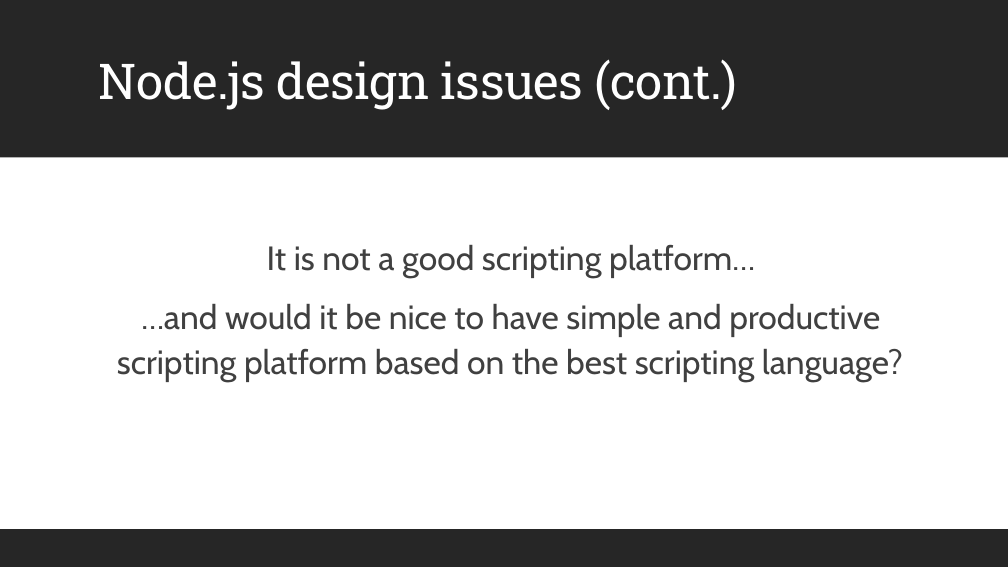
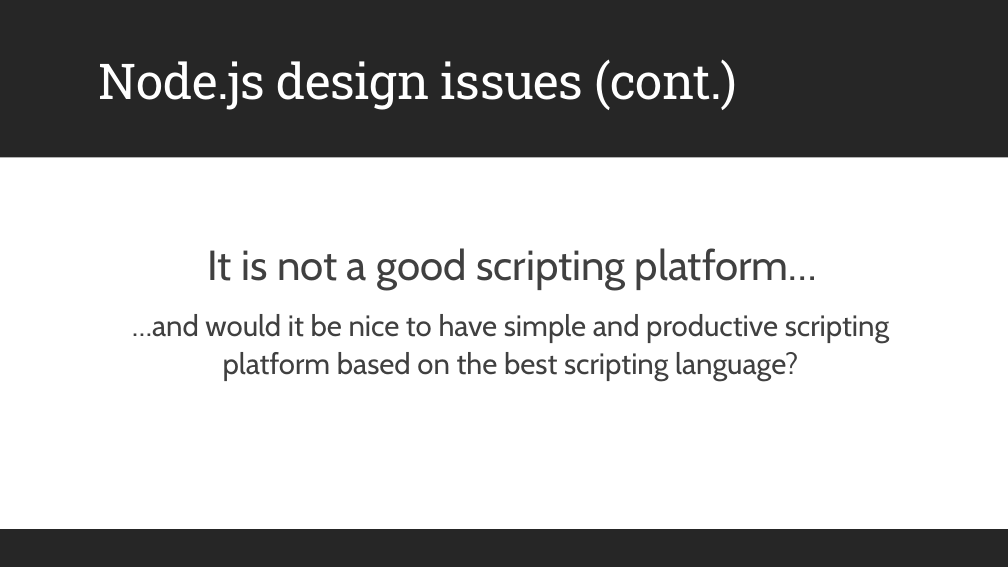
Before and after one commit to segvan/deno-community-presentation, a slide deck: slide 4 of Deno.pptx. Drawn at 1008x567 pixels with LibreOffice and Linux fonts; fonts in the diff are those of the drawing. Boxes give left, top, right and bottom in pixels: in the first picture for what was removed or moved away, otherwise in the second. Text is boxed around its words. In the diff, an @@ line names an element or a change of style, - is before the commit and + after.

```diff
--- a/Deno.pptx
+++ b/Deno.pptx
@@ text "It is not a good ..." at (132, 248, 889, 382): size 32 to 40 pt in "It is not a good scripting platform…"; size 32 to 28 pt in "…and would it be nice to have ..." @@
```
Also in this commit, not shown: 2 other files.
